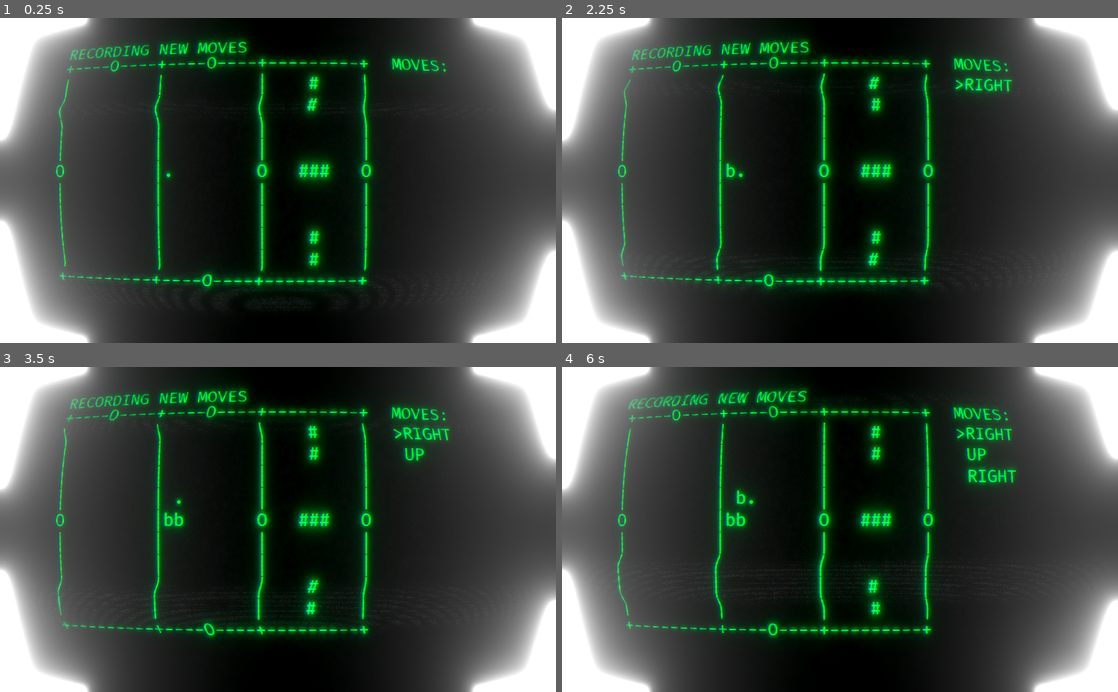
Above: before the commit, frames 1-4 (two rows, left to right).
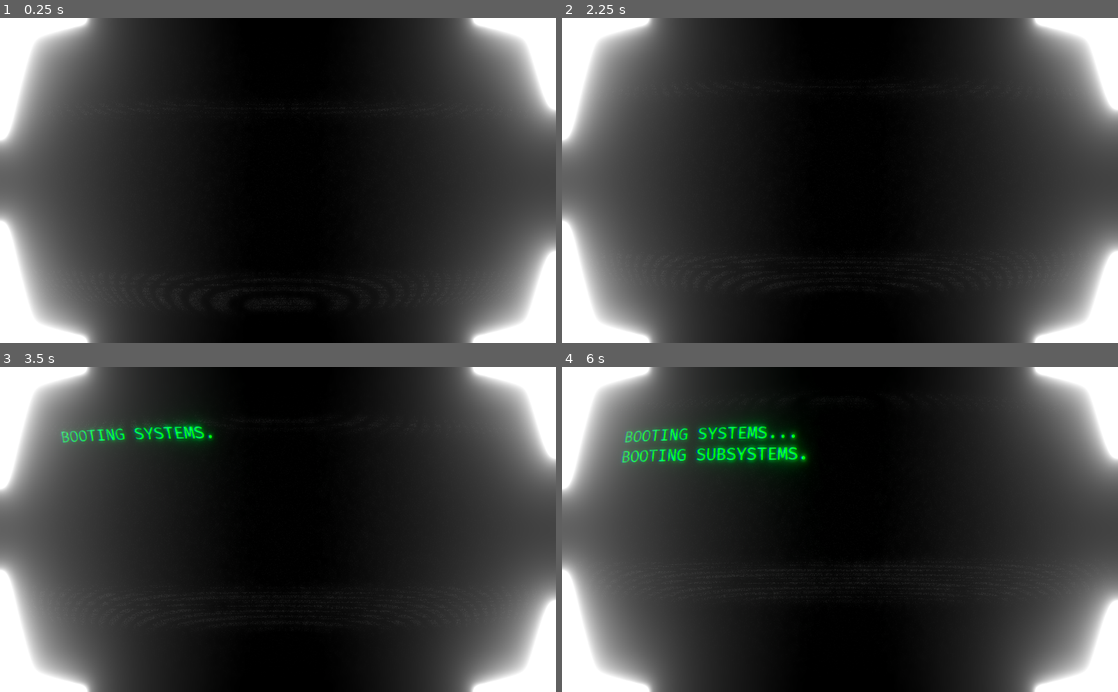
Above: after the commit, the same moments.

Repository: JakobSchauser/inversion-control
Game: Godot game, scene res://world.tscn
Two runs of this game, one before a commit and one after it. Both use one fixed random seed, a clock stepped at 60 frames per second and the inputs below.
Inputs:
- Up to frame 1 (0.25 s): no input
- Up to frame 2 (2.25 s): tap Enter (ui_accept) at 0.5, 0.77, 1.52 s; hold Right (ui_right) 0.53-1.28 s; tap B (b) at 0.6, 1.35, 2.1 s; hold Backspace (backspace) 1.28-2.03 s; hold Right (ui_right) from 2.03 s (still down)
- Up to frame 3 (3.5 s): release Right (ui_right) at 2.78 s; hold Up (ui_up) from 2.78 s (still down); tap B (b) at 2.85 s; tap Enter (ui_accept) at 3.02 s
- Up to frame 4 (6 s): release Up (ui_up) at 3.53 s; hold Left (ui_left) 3.53-5.03 s; tap B (b) every 0.75 s from 3.6 to 5.85 s; tap Enter (ui_accept) at 3.77, 4.52 s; hold Backspace (backspace) 5.03-5.78 s; hold Right (ui_right) from 5.78 s (still down)

The runs differ from the first frame. In frame 1, 10% of the frame differs, in the area x 9-81%, y 5-84%; in frame 2, 11%; in frame 3, 12%; in frame 4, 15%, in the area x 9-82%, y 5-84%.

Commit message:
soon done

Diff:
--- a/world.gd
+++ b/world.gd
@@ -107,9 +107,9 @@
 	update_printlist([])
 	update_original_printlist([])
 
-	#intro()
-	imove = true
-	running_intro = false
+	intro()
+	#imove = true
+	#running_intro = false
 
 func load_level():
 	var file = File.new()
Not shown, changed: map.txt
